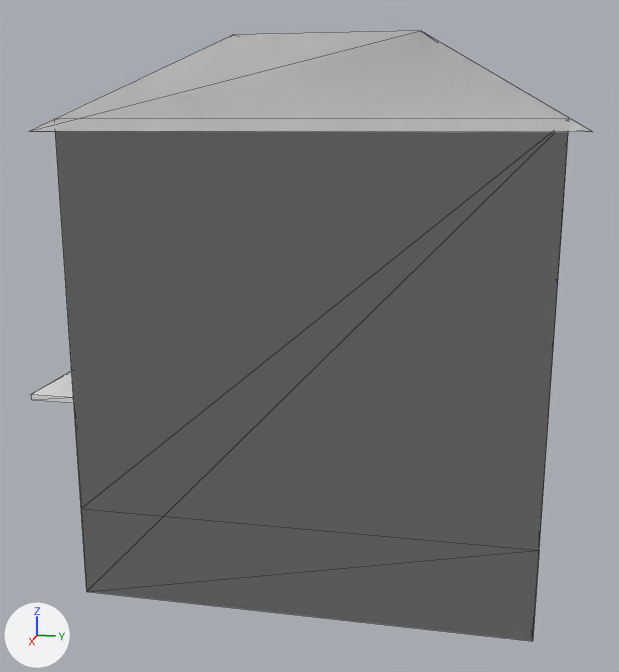
An edit to the glTF model assets/models/buildings/res_old/bld_res_old_a_gf.glb, drawn before and after from the same camera.
Before and after are seen from a 50 mm lens placed at (23.32, 4.26, 10.05), pointed at (0.17, -0.37, 4.27). The axes (+X, +Y, +Z) are drawn at lower left. The lights are the same throughout. The older version comes first. Mesh edges are drawn as thin lines. Objects named as collision shapes, trigger or cutter boxes, shadow casters or lower levels of detail are left out. Vertices at exactly the same position are counted once.

The scene before the commit, as lines of its bpy script (objects in view):
```python
me_bld_res_old_a_gf_lod0 = bpy.data.meshes.new('bld_res_old_a_gf_LOD0')
me_bld_res_old_a_gf_lod0.from_pydata(...)  # 100 vertices, 134 faces; spans x -3.95..3.95, y -7.2..6.45, z -2.5..12.4
me_bld_res_old_a_gf_lod0.materials.append(mat_mat_kit)  # white #e7e7e7
# before: 62 (3.95, -6.45, 9.92) at pixel (28, 131), 63 (3.95, 6.45, 9.92) at pixel (592, 131), 66 (-3.95, 6.45, 9.92), 67 (-3.95, -6.45, 9.92)
me_bld_res_old_a_gf_proxy = bpy.data.meshes.new('bld_res_old_a_gf_PROXY')
me_bld_res_old_a_gf_proxy.from_pydata(...)  # 14 vertices, 14 faces; spans x -3.95..3.95, y -6.45..6.45, z -2.5..12.4
me_bld_res_old_a_gf_proxy.materials.append(mat_mat_kit)  # white #e7e7e7
ob_bld_res_old_a_gf_lod0 = bpy.data.objects.new('bld_res_old_a_gf_LOD0', me_bld_res_old_a_gf_lod0)
ob_bld_res_old_a_gf_lod0.location = (0.0, 0.0, 0.0)
ob_bld_res_old_a_gf_proxy = bpy.data.objects.new('bld_res_old_a_gf_PROXY', me_bld_res_old_a_gf_proxy)
ob_bld_res_old_a_gf_proxy.location = (0.0, 0.0, 0.0)
```
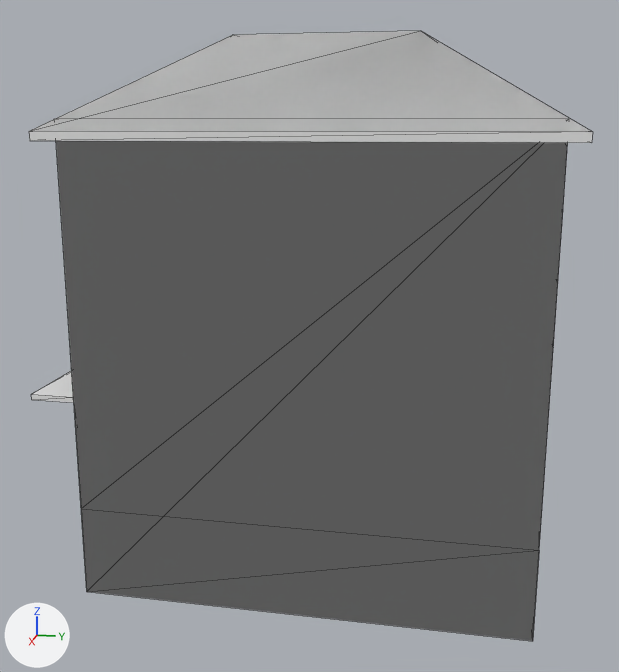
Edits to the bpy script that builds the scene:
```text
Change me_bld_res_old_a_gf_lod0:
    used by ob_bld_res_old_a_gf_lod0; location = (0.0, 0.0, 0.0)
    verts and faces of me_bld_res_old_a_gf_lod0; kept vertices keep their numbers, new ones are numbered from 100
    remove me_bld_res_old_a_gf_lod0.from_pydata(...)  # 100 vertices, 134 faces; spans x -3.95..3.95, y -7.2..6.45, z -2.5..12.4
    add me_bld_res_old_a_gf_lod0.from_pydata(...)  # 104 vertices, 142 faces; spans x -3.95..3.95, y -7.2..6.45, z -2.5..12.4
    me_bld_res_old_a_gf_lod0 part 1
    add for new, old in zip([*range(100, 104)], [62, 63, 66, 67]): verts[new] = verts[old] + (0.0, 0.0, -0.22)
    add faces += [(62, 103, 100), (62, 67, 103), (66, 101, 102), (63, 101, 66), (63, 100, 101), (62, 100, 63)]
    add faces += [(67, 102, 103), (66, 102, 67)]
```

What differs and where, as boxes [x1, y1, x2, y2] in the pictures (619 x 672 px):
'bld_res_old_a_gf_LOD0', reshaped: before [30, 31, 592, 641]; after [29, 31, 593, 641]
part 1 of me_bld_res_old_a_gf_lod0, added: after [29, 131, 593, 143]
